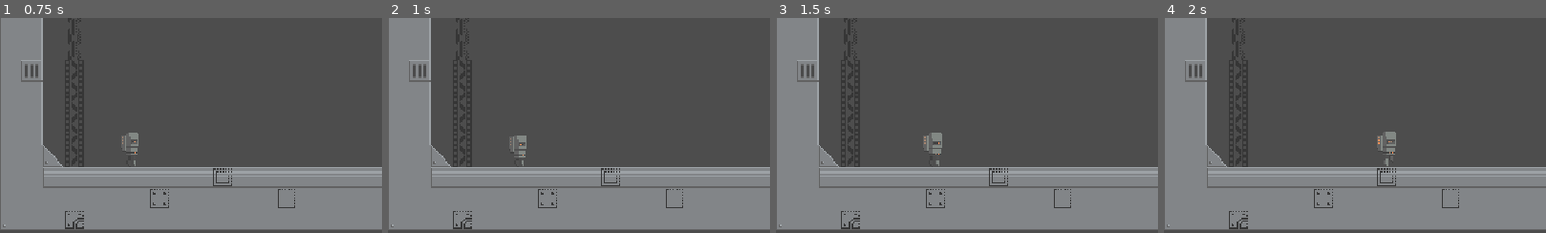
Above: before the commit, frames 1-4 (left to right).
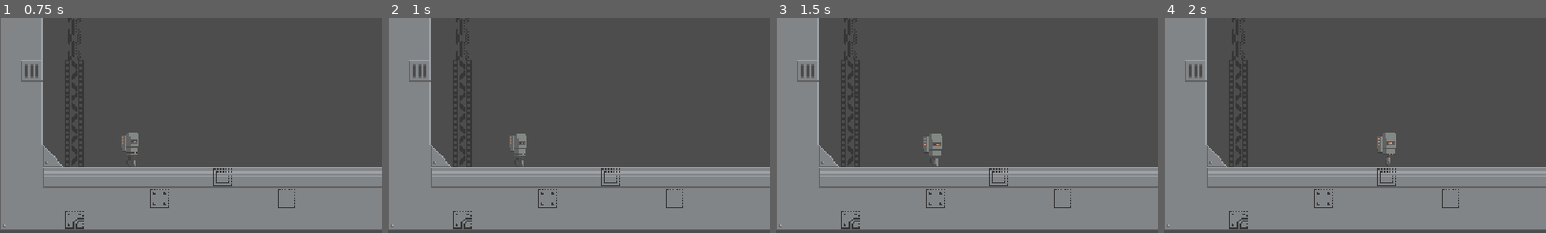
Above: after the commit, the same moments.

Repository: tygerboy75/GameJam2026
Game: Godot game, scene res://Scenes/main_menu.tscn
Two runs of this game, one before a commit and one after it. Both use one fixed random seed, a clock stepped at 60 frames per second and the inputs below.
Inputs:
- Up to frame 1 (0.75 s): click "PLAY" at 0.5 s
- Up to frame 2 (1 s): no input
- Up to frame 3 (1.5 s): hold Right (ui_right) from 1.28 s (still down)
- Up to frame 4 (2 s): keep holding Right (ui_right)
The pictures show only the part of the screen within x 0-50%, y 50-100%; the shares and areas given below are measured in that part.

Frame 1 is identical in both runs. In frame 2, 0.1% of the frame differs, in the area x 31-37%, y 53-65%; in frame 3, 0.1%; in frame 4, 0.2%, in the area x 55-61%, y 52-69%.

Commit message:
tweaked animation speed values

Diff:
--- a/Scenes/player.tscn
+++ b/Scenes/player.tscn
@@ -68,7 +68,7 @@
 }],
 "loop": 1,
 "name": &"idle",
-"speed": 5.0
+"speed": 3.0
 }, {
 "frames": [{
 "duration": 1.0,
@@ -97,7 +97,7 @@
 }],
 "loop": 1,
 "name": &"walking",
-"speed": 5.0
+"speed": 9.0
 }]
 
 [sub_resource type="RectangleShape2D" id="RectangleShape2D_7gri3"]
@@ -115,8 +115,7 @@
 sprite_frames = SubResource("SpriteFrames_7gri3")
 animation = &"walking"
 autoplay = "idle"
-frame = 6
-frame_progress = 0.65932757
+frame_progress = 0.82596046
 
 [node name="CollisionShape2D" type="CollisionShape2D" parent="." unique_id=468598481]
 position = Vector2(2, -11)
